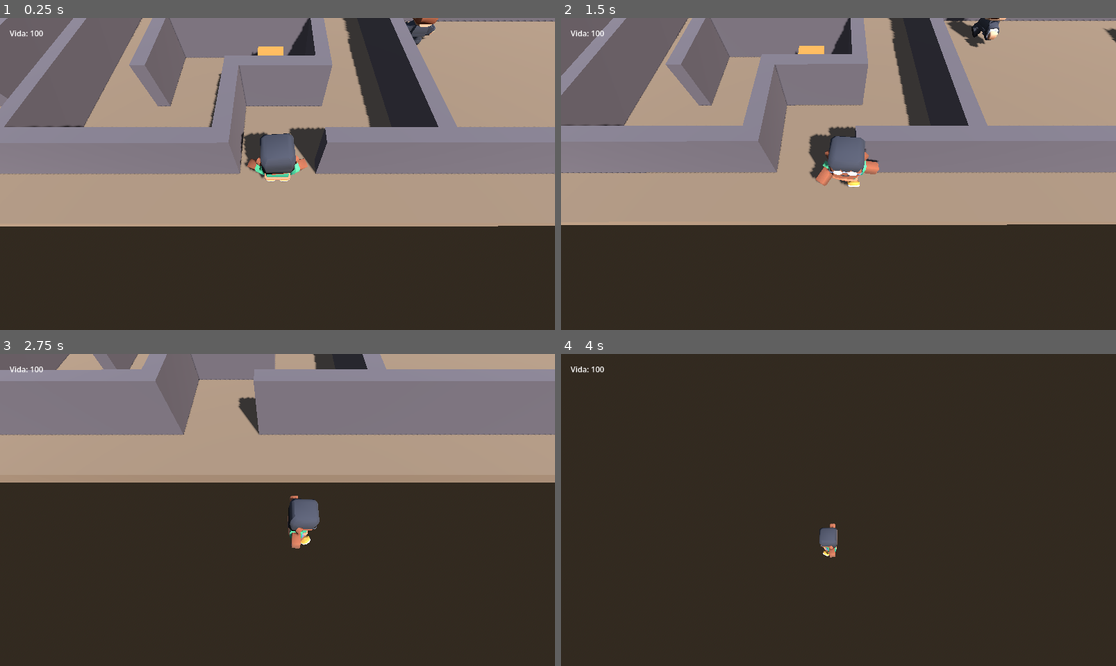
Above: before the commit, frames 1-4 (two rows, left to right).
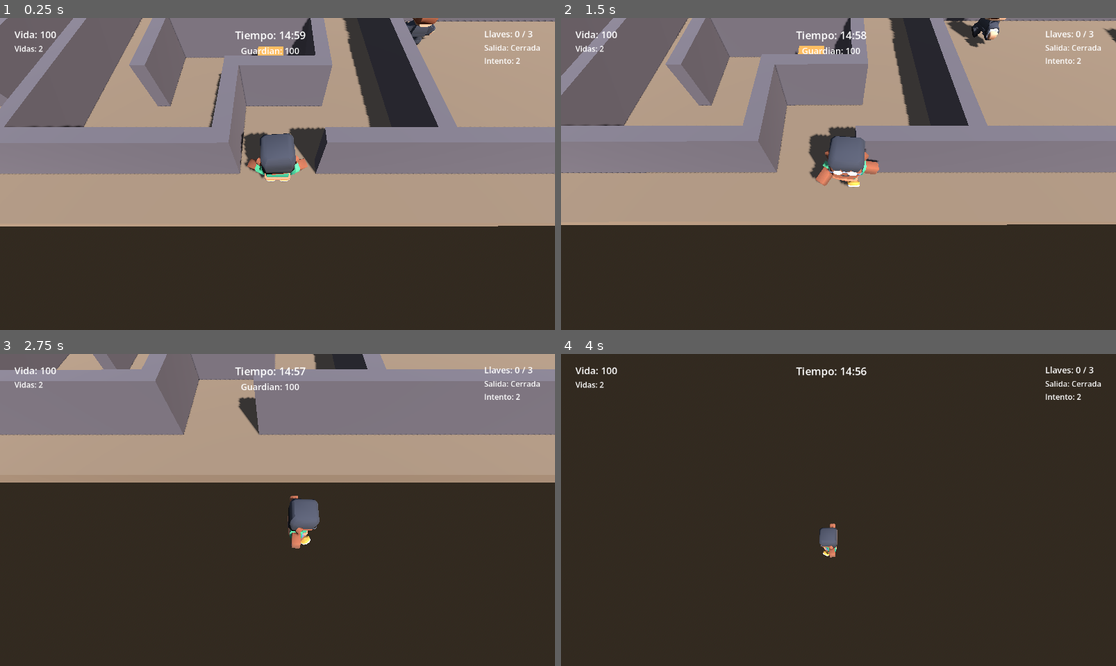
Above: after the commit, the same moments.

Repository: Carola-caicedo/Survivor-Maze-Puzzle
Game: Godot game, scene res://main.tscn
The game is run twice, just before and just after one commit, with the same random seed, the same clock (stepped at 60 frames per second) and the same inputs.
Inputs:
- Up to frame 1 (0.25 s): no input
- Up to frame 2 (1.5 s): hold D (move_right) 0.53-1.28 s; tap E (interactuar) at 0.6 s; hold S (move_down) from 1.28 s (still down); tap Shift (correr) at 1.35 s
- Up to frame 3 (2.75 s): tap E (interactuar) at 1.55, 2.3 s; release S (move_down) at 2.03 s; hold D (move_right) from 2.03 s (still down); tap Space (espada) at 2.1 s
- Up to frame 4 (4 s): release D (move_right) at 2.78 s; hold W (move_up) 2.78-3.53 s; tap E (interactuar) at 2.85, 3.8 s; hold A (move_left) from 3.53 s (still down); tap F at 3.6 s

The runs differ from the first frame. In frame 1, 0.6% of the frame differs, in the area x 1-98%, y 4-15%; in frame 2, 0.6%; in frame 3, 0.6%; in frame 4, 0.6%.

Commit message:
feat: mejora del HUD

Diff:
--- a/hud.gd
+++ b/hud.gd
@@ -1,14 +1,97 @@
 extends CanvasLayer
 
 @onready var texto = $Texto
+@onready var label_vida = $Margen/Arriba/Izquierda/Vida
+@onready var label_vidas = $Margen/Arriba/Izquierda/Vidas
+@onready var label_tiempo = $Margen/Arriba/Centro/Tiempo
+@onready var label_enemigo = $Margen/Arriba/Centro/Enemigo
+@onready var label_llaves = $Margen/Arriba/Derecha/Llaves
+@onready var label_salida = $Margen/Arriba/Derecha/Salida
+@onready var label_intentos = $Margen/Arriba/Derecha/Intentos
+@onready var label_interaccion = $Margen/Abajo/Interaccion
+
+var jugador: CharacterBody3D = null
+var salud: Node = null
+var interactuar: Node = null
+var partida: Node = null
+var total_llaves = 3
 
 func _ready():
-	var pj = get_tree().get_first_node_in_group("jugador")
-	if pj != null and pj.has_node("Salud"):
-		var salud = pj.get_node("Salud")
-		salud.cambio.connect(mostrar)
-		mostrar(salud.vida)
+	jugador = get_tree().get_first_node_in_group("jugador") as CharacterBody3D
+	if jugador != null:
+		if jugador.has_node("Salud"):
+			salud = jugador.get_node("Salud")
+			salud.cambio.connect(mostrar)
+			mostrar(salud.vida)
+		if jugador.has_node("Interactuar"):
+			interactuar = jugador.get_node("Interactuar")
+
+	partida = get_tree().get_first_node_in_group("partida")
+
+	var objs = get_tree().get_nodes_in_group("objetivos")
+	if objs.size() > 0:
+		total_llaves = objs.size()
+
+	var clase_partida = load("res://partida.gd")
+	if clase_partida != null and "intentos" in clase_partida:
+		label_intentos.text = "Intento: " + str(clase_partida.intentos)
+
+func _process(_delta):
+	actualizar_tiempo()
+	actualizar_objetivos()
+	actualizar_enemigo()
+	actualizar_interaccion()
 
 func mostrar(vida):
 	texto.text = "Vida: " + str(vida)
-	print("HUD -> ", texto.text)
+	label_vida.text = "Vida: " + str(vida)
+	if salud != null and "reapariciones" in salud:
+		label_vidas.text = "Vidas: " + str(salud.reapariciones + 1)
+
+func actualizar_tiempo():
+	if partida == null:
+		partida = get_tree().get_first_node_in_group("partida")
+	if partida != null and "tiempo" in partida:
+		var t = maxf(partida.tiempo, 0.0)
+		var min = int(t) / 60
+		var sec = int(t) % 60
+		label_tiempo.text = "Tiempo: %02d:%02d" % [min, sec]
+
+func actualizar_objetivos():
+	var restantes = get_tree().get_nodes_in_group("objetivos").size()
+	var recogidas = clampi(total_llaves - restantes, 0, total_llaves)
+	label_llaves.text = "Llaves: " + str(recogidas) + " / " + str(total_llaves)
+	if restantes == 0:
+		label_salida.text = "Salida: Abierta"
+	else:
+		label_salida.text = "Salida: Cerrada"
+
+func actualizar_enemigo():
+	var enemigo_cerca: Node3D = null
+	var menor_dist = 14.0
+
+	for ene in get_tree().get_nodes_in_group("enemigos"):
+		if not is_instance_valid(ene):
+			continue
+		var dist = 999.0
+		if jugador != null and is_instance_valid(jugador):
+			dist = jugador.global_position.distance_to(ene.global_position)
+		var alerta = ("estado" in ene) and (ene.estado != 0 and ene.estado != 1)
+		if (dist <= menor_dist or alerta) and dist < 16.0:
+			enemigo_cerca = ene
+			menor_dist = dist
+			break
+
+	if enemigo_cerca != null and "vida" in enemigo_cerca and enemigo_cerca.vida > 0.0:
+		label_enemigo.visible = true
+		label_enemigo.text = str(enemigo_cerca.name) + ": " + str(int(enemigo_cerca.vida))
+	else:
+		label_enemigo.visible = false
+
+func actualizar_interaccion():
+	if interactuar != null and "progreso" in interactuar and interactuar.progreso > 0.01:
+		label_interaccion.visible = true
+		var pct = int(clampf(interactuar.progreso, 0.0, 1.0) * 100.0)
+		label_interaccion.text = "Comiendo fruta... " + str(pct) + "%"
+	else:
+		label_interaccion.visible = false
--- a/hud.tscn
+++ b/hud.tscn
@@ -3,10 +3,102 @@
 [ext_resource type="Script" uid="uid://bhnv5xdyucxpp" path="res://hud.gd" id="1_37p78"]
 
 [node name="HUD" type="CanvasLayer" unique_id=1284440622]
+process_mode = 3
 script = ExtResource("1_37p78")
 
 [node name="Texto" type="Label" parent="." unique_id=812775576]
+visible = false
 offset_left = 20.0
 offset_top = 20.0
 offset_right = 60.0
 offset_bottom = 43.0
+
+[node name="Margen" type="MarginContainer" parent="." unique_id=256903015]
+anchors_preset = 15
+anchor_right = 1.0
+anchor_bottom = 1.0
+grow_horizontal = 2
+grow_vertical = 2
+mouse_filter = 2
+theme_override_constants/margin_left = 30
+theme_override_constants/margin_top = 20
+theme_override_constants/margin_right = 30
+theme_override_constants/margin_bottom = 30
+
+[node name="Arriba" type="HBoxContainer" parent="Margen" unique_id=728565491]
+layout_mode = 2
+size_flags_vertical = 0
+mouse_filter = 2
+
+[node name="Izquierda" type="VBoxContainer" parent="Margen/Arriba" unique_id=1787155648]
+layout_mode = 2
+mouse_filter = 2
+
+[node name="Vida" type="Label" parent="Margen/Arriba/Izquierda" unique_id=1086655516]
+layout_mode = 2
+theme_override_font_sizes/font_size = 20
+text = "Vida: 100"
+
+[node name="Vidas" type="Label" parent="Margen/Arriba/Izquierda" unique_id=130649406]
+layout_mode = 2
+theme_override_font_sizes/font_size = 16
+text = "Vidas: 2"
+
+[node name="Espacio1" type="Control" parent="Margen/Arriba" unique_id=1612030605]
+layout_mode = 2
+size_flags_horizontal = 3
+mouse_filter = 2
+
+[node name="Centro" type="VBoxContainer" parent="Margen/Arriba" unique_id=955317213]
+layout_mode = 2
+mouse_filter = 2
+
+[node name="Tiempo" type="Label" parent="Margen/Arriba/Centro" unique_id=202056354]
+layout_mode = 2
+theme_override_font_sizes/font_size = 22
+text = "Tiempo: 15:00"
+horizontal_alignment = 1
+
+[node name="Enemigo" type="Label" parent="Margen/Arriba/Centro" unique_id=1976399349]
+visible = false
+layout_mode = 2
+theme_override_font_sizes/font_size = 18
+text = "Enemigo: 100"
+horizontal_alignment = 1
+
+[node name="Espacio2" type="Control" parent="Margen/Arriba" unique_id=585119184]
+layout_mode = 2
+size_flags_horizontal = 3
+mouse_filter = 2
+
+[node name="Derecha" type="VBoxContainer" parent="Margen/Arriba" unique_id=76520660]
+layout_mode = 2
+mouse_filter = 2
+
+[node name="Llaves" type="Label" parent="Margen/Arriba/Derecha" unique_id=1341509819]
+layout_mode = 2
+theme_override_font_sizes/font_size = 18
+text = "Llaves: 0 / 3"
+
+[node name="Salida" type="Label" parent="Margen/Arriba/Derecha" unique_id=1988668728]
+layout_mode = 2
+theme_override_font_sizes/font_size = 16
+text = "Salida: Cerrada"
+
+[node name="Intentos" type="Label" parent="Margen/Arriba/Derecha" unique_id=1829937215]
+layout_mode = 2
+theme_override_font_sizes/font_size = 16
+text = "Intento: 2"
+
+[node name="Abajo" type="VBoxContainer" parent="Margen" unique_id=364108626]
+layout_mode = 2
+size_flags_horizontal = 4
+size_flags_vertical = 8
+mouse_filter = 2
+
+[node name="Interaccion" type="Label" parent="Margen/Abajo" unique_id=778671]
+visible = false
+layout_mode = 2
+theme_override_font_sizes/font_size = 18
+text = "Comiendo fruta... 0%"
+horizontal_alignment = 1
